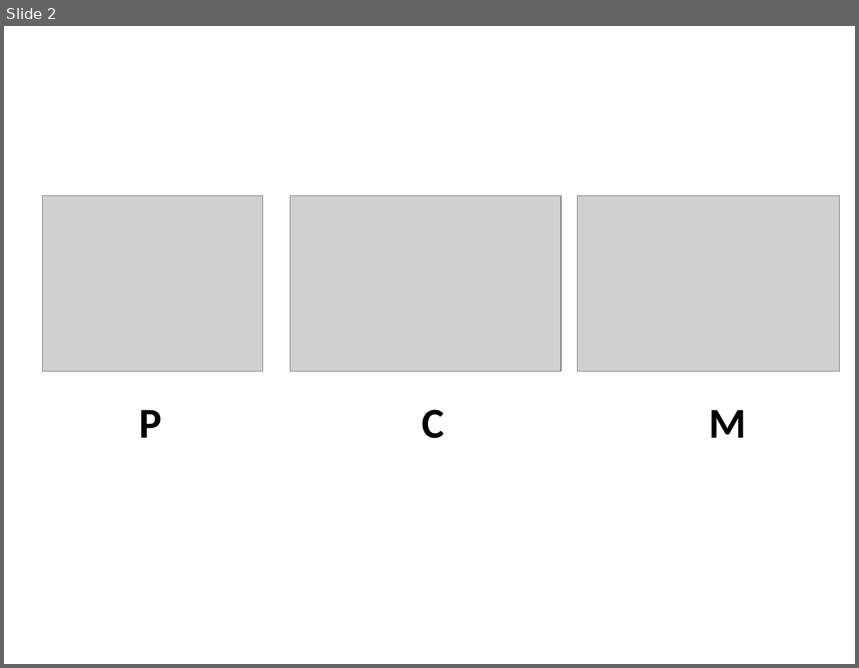
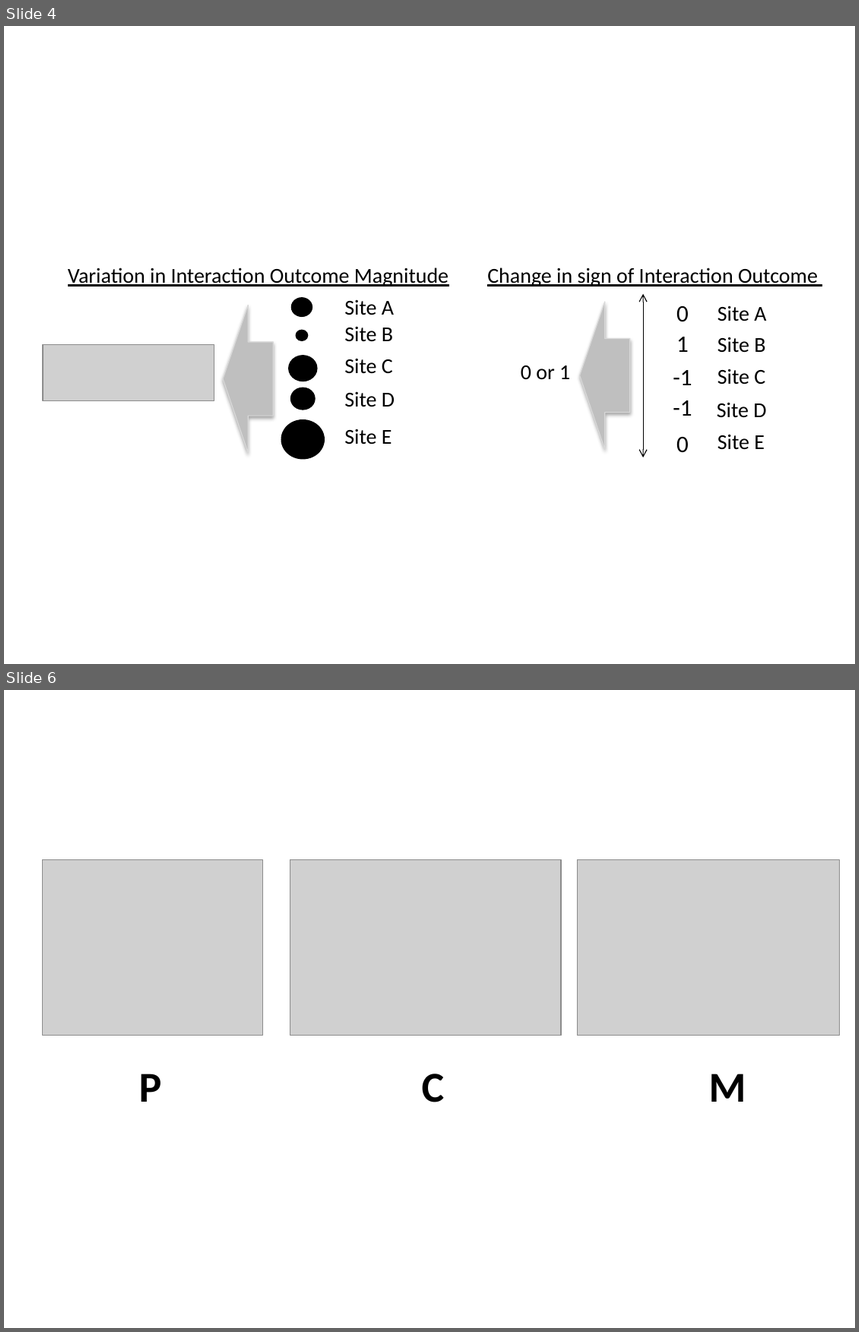
Before and after one commit to sckott/talks, a slide deck: ucalgarytalk/assets/Presentation2.pptx. Shown one above the other, each under a label of ours: slide 2 before the commit, slides 4 and 6 after it; the slides between them are not shown. The pictures are 859x668 and 859x1332 pixels, drawn with LibreOffice and Linux fonts; fonts in the diff are those of the drawing; grey boxes stand for pictures. Boxes give left, top, right and bottom in pixels: in the first picture for what was removed or moved away, otherwise in the second. Text is boxed around its words. In the diff, an @@ line names an element or a change of style, - is before the commit and + after.

```diff
--- a/ucalgarytalk/assets/Presentation2.pptx
+++ b/ucalgarytalk/assets/Presentation2.pptx
@@ slide 4 added at [4,26,855,664], background #FFFFFF @@
@@ text added at [68,268,449,287], 18 pt, text #000000, underline @@
+Variation in Interaction Outcome Magnitude
@@ text added at [487,268,818,287], 18 pt, text #000000, underline @@
+Change in sign of Interaction Outcome
@@ ellipse added at [292,297,312,316], fill #000000, outline #000000 0.75 pt @@
@@ double arrow added from (643, 294) to (643, 458), #000000 0.75 pt @@
@@ left arrow added at [223,305,273,453], fill #BFBFBF, outline #D9D9D9 0.75 pt @@
@@ text added at [344,300,394,316], 18 pt, text #000000 @@
+Site A
@@ left arrow added at [580,302,630,450], fill #BFBFBF, outline #D9D9D9 0.75 pt @@
@@ text added at [677,306,689,322], 20 pt, text #000000 @@
+0
@@ text added at [718,306,766,322], 18 pt, text #000000 @@
+Site A
@@ ellipse added at [296,330,308,341], fill #000000, outline #000000 0.75 pt @@
@@ text added at [344,326,393,342], 18 pt, text #000000 @@
+Site B
@@ text added at [677,337,689,352], 20 pt, text #000000 @@
+1
@@ text added at [718,337,766,353], 18 pt, text #000000 @@
+Site B
@@ picture added at [44,345,215,401] @@
@@ ellipse added at [289,355,317,381], fill #000000, outline #000000 0.75 pt @@
@@ text added at [344,358,393,374], 18 pt, text #000000 @@
+Site C
@@ text added at [521,366,570,380], 18 pt, text #000000 @@
+0 or 1
@@ ellipse added at [291,388,315,410], fill #000000, outline #000000 0.75 pt @@
@@ text added at [673,370,692,385], 20 pt, text #000000 @@
+-1
@@ text added at [718,369,766,385], 18 pt, text #000000 @@
+Site C
@@ text added at [344,392,395,408], 18 pt, text #000000 @@
+Site D
@@ text added at [673,401,692,416], 20 pt, text #000000 @@
+-1
@@ text added at [717,402,766,418], 18 pt, text #000000 @@
+Site D
@@ ellipse added at [281,420,324,459], fill #000000, outline #000000 0.75 pt @@
@@ text added at [344,429,392,445], 18 pt, text #000000 @@
+Site E
@@ text added at [718,434,765,450], 18 pt, text #000000 @@
+Site E
@@ text added at [677,437,689,453], 20 pt, text #000000 @@
+0
@@ what was slide 2 is now slide 6 @@
```
Also in this commit, not shown: 4 other slides added, 1 slide removed, 17 other files.
